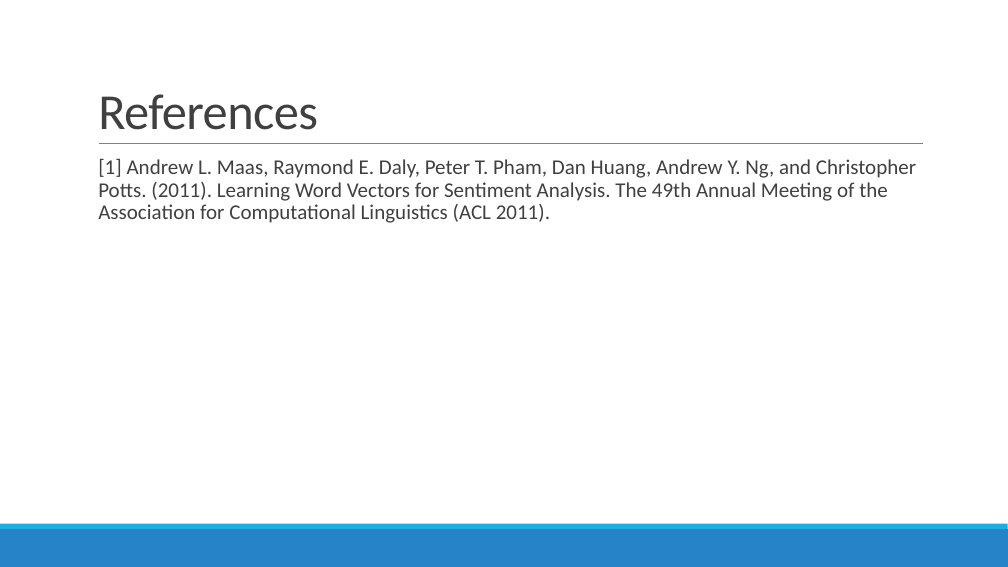
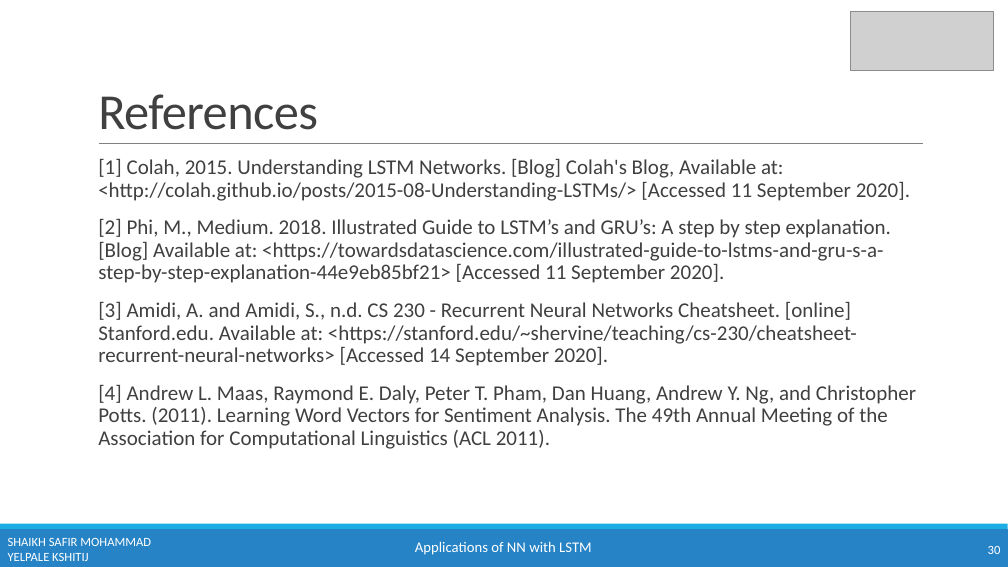
Before and after one commit to kshitijyelpale/LFD-Application-of-NN-in-LSTM, a slide deck: slide 30 of Documentation/LSTM Presentation.pptx. Drawn at 1008x567 pixels with LibreOffice and Linux fonts; fonts in the diff are those of the drawing; grey boxes stand for pictures. Boxes give left, top, right and bottom in pixels: in the first picture for what was removed or moved away, otherwise in the second. Text is boxed around its words. In the diff, an @@ line names an element or a change of style, - is before the commit and + after.

Commit message:
Updated PPT

```diff
--- a/Documentation/LSTM Presentation.pptx
+++ b/Documentation/LSTM Presentation.pptx
@@ picture added at (x1=851, y1=11, x2=994, y2=70) @@
@@ text at (x1=98, y1=159, x2=916, y2=449): text changed @@
-  [1] Andrew L. Maas, Raymond E. Daly, Peter T. Pham, Dan Huang, Andrew Y. Ng, and Christopher Potts. (2011). Learning Word Vectors for Sentiment Analysis. The 49th Annual Meeting of the Association for Computational Linguistics (ACL 2011).
+  [1] Colah, 2015. Understanding LSTM Networks. [Blog] Colah's Blog, Available at: <http://colah.github.io/posts/2015-08-Understanding-LSTMs/> [Accessed 11 September 2020].
+  [2] Phi, M., Medium. 2018. Illustrated Guide to LSTM’s and GRU’s: A step by step explanation. [Blog] Available at: <https://towardsdatascience.com/illustrated-guide-to-lstms-and-gru-s-a-step-by-step-explanation-44e9eb85bf21> [Accessed 11 September 2020].
+  [3] Amidi, A. and Amidi, S., n.d. CS 230 - Recurrent Neural Networks Cheatsheet. [online] Stanford.edu. Available at: <https://stanford.edu/~shervine/teaching/cs-230/cheatsheet-recurrent-neural-networks> [Accessed 14 September 2020].
+  [4] Andrew L. Maas, Raymond E. Daly, Peter T. Pham, Dan Huang, Andrew Y. Ng, and Christopher Potts. (2011). Learning Word Vectors for Sentiment Analysis. The 49th Annual Meeting of the Association for Computational Linguistics (ACL 2011).
@@ text added at (x1=8, y1=538, x2=151, y2=561), 12 pt, text #FFFFFF @@
+SHAIKH SAFIR MOHAMMAD
+YELPALE KSHITIJ
@@ text added at (x1=415, y1=541, x2=592, y2=555), 14 pt, text #FFFFFF @@
+Applications of NN with LSTM
@@ page number added at (x1=988, y1=546, x2=1001, y2=554), 12 pt, text #FFFFFF @@
+30
```
Also in this commit, not shown: 24 other slides changed, 6 slides added, 6 slides removed.
